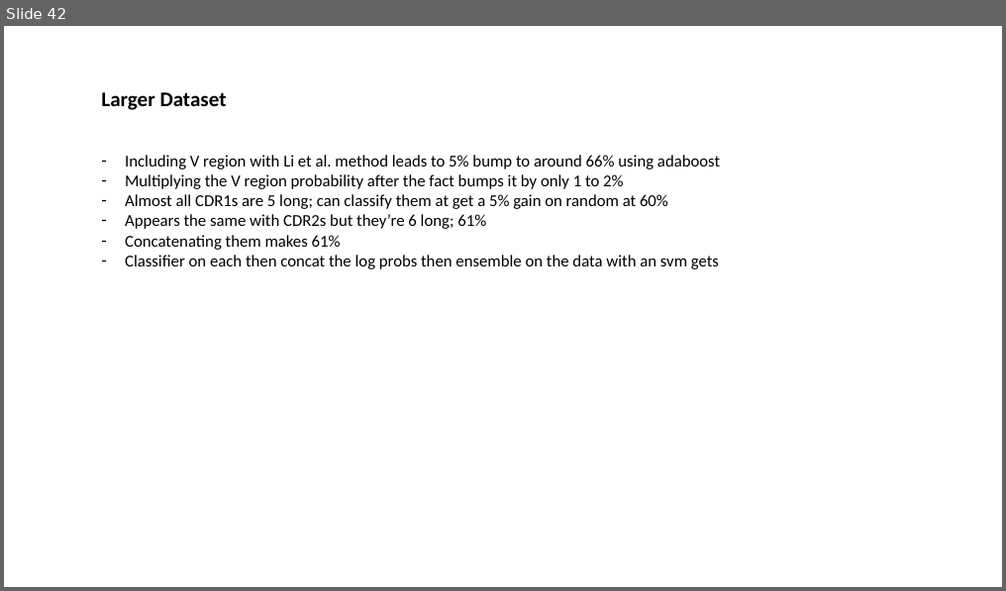
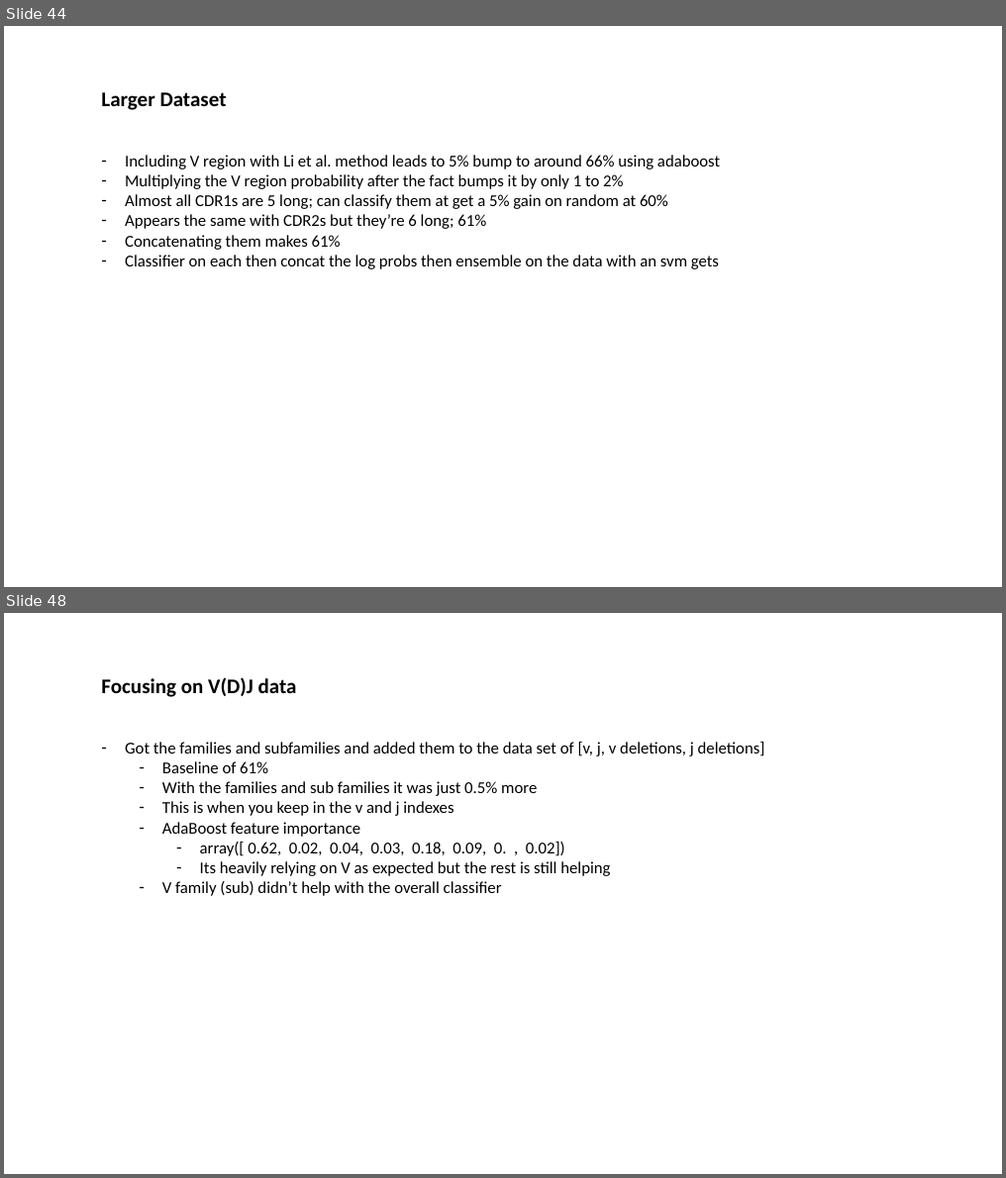
Before and after one commit to innate2adaptive/tcRIP, a slide deck: presentations/algorithm_overview.pptx. Shown one above the other, each under a label of ours: slide 42 before the commit, slides 44 and 48 after it; the slides between them are not shown. The pictures are 1006x591 and 1006x1178 pixels, drawn with LibreOffice and Linux fonts; fonts in the diff are those of the drawing. Boxes give left, top, right and bottom in pixels: in the first picture for what was removed or moved away, otherwise in the second. Text is boxed around its words. In the diff, an @@ line names an element or a change of style, - is before the commit and + after.

Commit message:
added final classifier
family(sub) calls made.

```diff
--- a/presentations/algorithm_overview.pptx
+++ b/presentations/algorithm_overview.pptx
@@ slide 48 added at [4, 613, 1002, 1174], background #FFFFFF @@
@@ text added at [101, 677, 297, 697], 20 pt, text #000000, bold @@
+Focusing on V(D)J data
@@ text added at [125, 742, 765, 896], 16 pt, text #000000 @@
+– Got the families and subfamilies and added them to the data set of [v, j, v deletions, j deletions]
+  – Baseline of 61%
+  – With the families and sub families it was just 0.5% more
+  – This is when you keep in the v and j indexes
+  – AdaBoost feature importance
+    – array([ 0.62, 0.02, 0.04, 0.03, 0.18, 0.09, 0. , 0.02])
+    – Its heavily relying on V as expected but the rest is still helping
+  – V family (sub) didn’t help with the overall classifier
@@ what was slide 42 is now slide 44 @@
```
Also in this commit, not shown: 3 slides changed, 5 other slides added, 11 other files.
